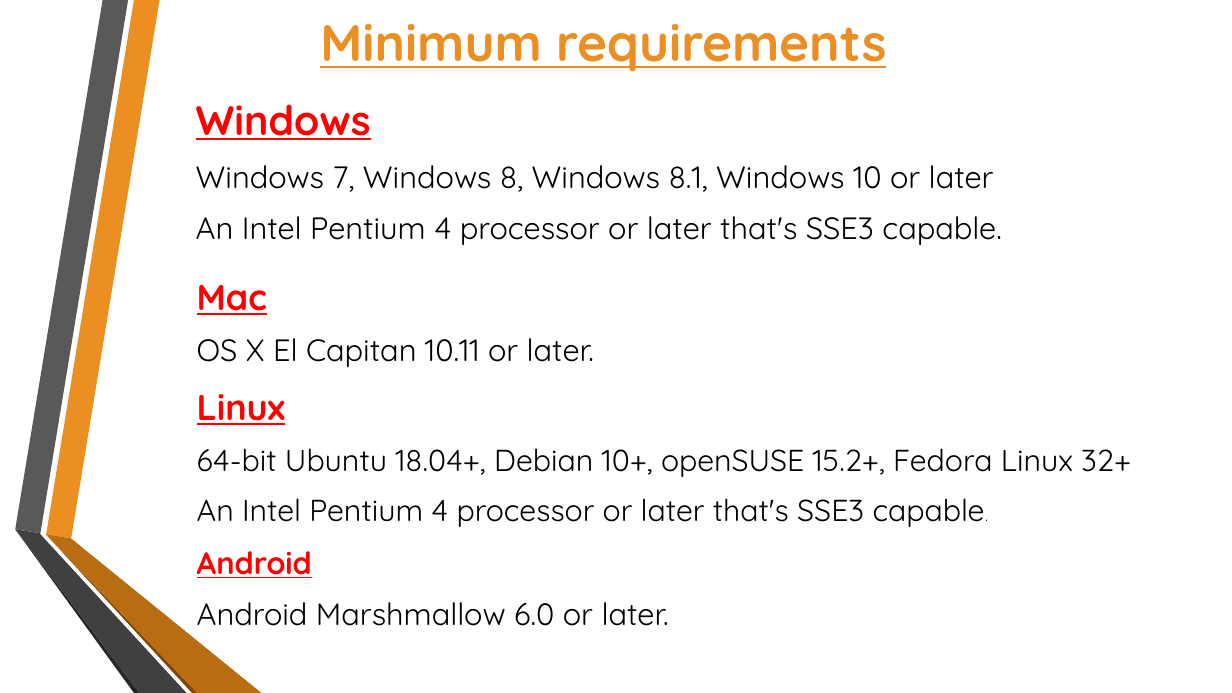
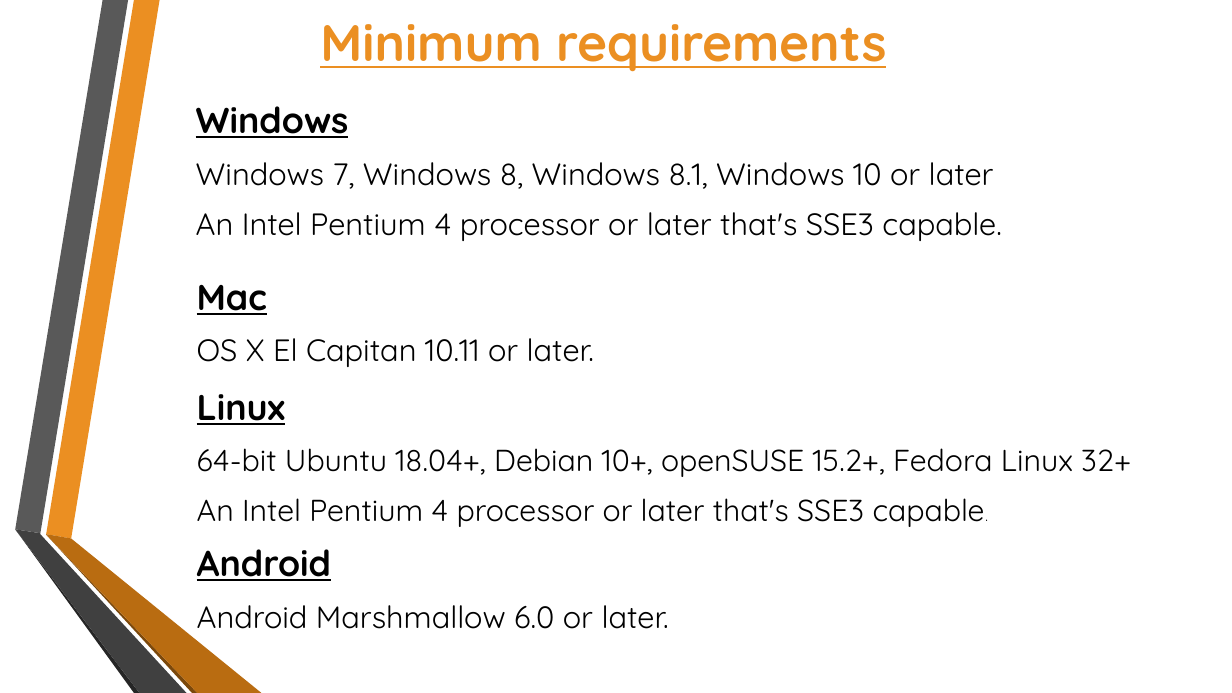
Before and after one commit to Chiragsinh22/YPC-project, a slide deck: slide 5 of Presentation and report/ONLINE STUDY MATERIAL final.pptx. Drawn at 1232x693 pixels with LibreOffice and Linux fonts; fonts in the diff are those of the drawing; background and template pictures are left out. Boxes give left, top, right and bottom in pixels: in the first picture for what was removed or moved away, otherwise in the second. Text is boxed around its words. In the diff, an @@ line names an element or a change of style, - is before the commit and + after.

```diff
--- a/Presentation and report/ONLINE STUDY MATERIAL final.pptx
+++ b/Presentation and report/ONLINE STUDY MATERIAL final.pptx
@@ text at bbox=[196, 106, 349, 138]: size 32 to 28 pt, text colour #FF0000 to #000000 in "Windows" @@
@@ text at bbox=[197, 285, 267, 315]: text colour #FF0000 to #000000 in "Mac" @@
@@ text at bbox=[197, 394, 286, 425]: text colour #FF0000 to #000000 in "Linux" @@
@@ text at bbox=[197, 549, 331, 581]: size 24 to 28 pt, text colour #FF0000 to #000000 in "Android" @@
```
Also in this commit, not shown: 1 other slide changed, 1 slide added.
